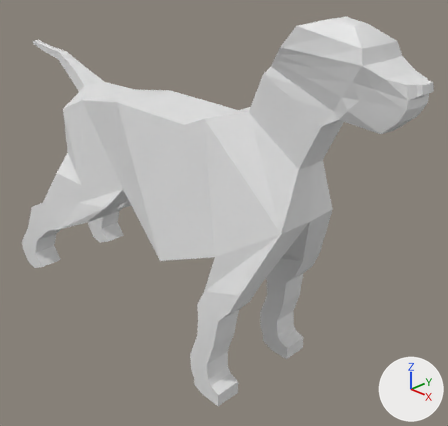
Renders of the Blender file Assets/blender/animals/dog/dog.blend from each side of a commit.
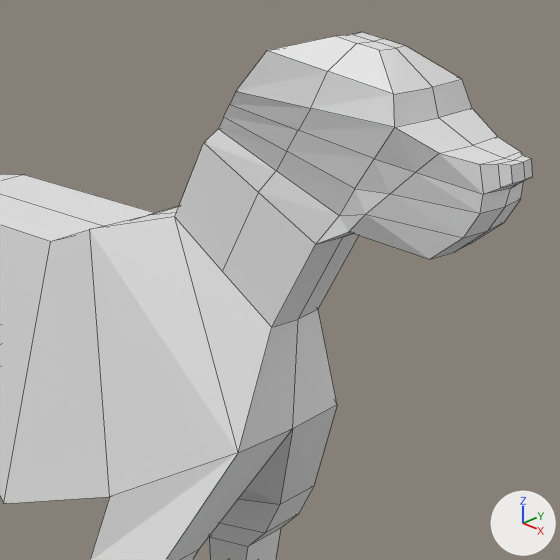
Each version appears first whole from a camera (50 mm lens) standing at (0.952, -0.741, 0.778) and looking at (0.165, 0.046, 0.275), and next in a close-up on the part from 35% to 100% of the width and 0% to 68% of the height. Lighting does not change. The marker at lower right points along +X, +Y and +Z. The close-ups show mesh edges as thin lines.
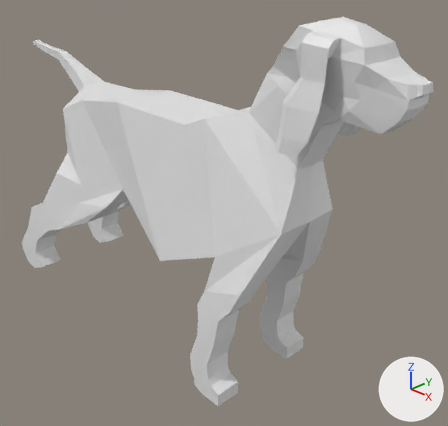
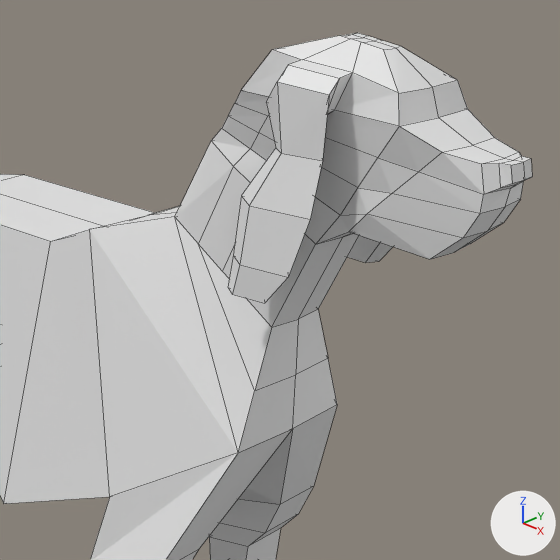
Patch to the scene script:
```diff
--- a/Assets/blender/animals/dog/dog.blend.py
+++ b/Assets/blender/animals/dog/dog.blend.py
@@ me_cube_001 @@
 # used by ob_cube; location = (0.081, 0.0, 0.397); scale = (0.0888, 0.0888, 0.0888)
-me_cube_001.from_pydata(...)  # 177 vertices, 152 faces; spans x -5.6..5.64, y -1.38..0.0, z -4.55..3.09
+me_cube_001.from_pydata(...)  # 212 vertices, 186 faces; spans x -5.6..5.64, y -1.38..0.0, z -4.55..3.09
+# me_cube_001 part 1
+# 12 faces are deleted
+# 5 vertices in x 2.87..5.15, y -0.49..-0.18, z 2.22..3.05 move by (0.0, 0.05, 0.0)
+# 4 vertices in x 3.11..4.83, y -0.55..-0.18, z 2.48..3.09 move by (0.0, 0.06, 0.0)
+# 4 vertices in x 3.4..5.43, y -0.43..-0.3, z 1.71..2.32 move by (0.0, 0.02, 0.0)
+# 3 vertices in x 3.23..4.75, y -0.49, z 2.61..2.97 move by (0.0, 0.07, 0.0)
+# 10 vertices move from x 2.76..5.51, y -0.52..-0.18, z 1.96..2.87 to x 2.76..5.51, y -0.45..-0.17, z 1.96..2.87
+# 35 vertices are added at x 2.72..4.33, y -0.87..0.0, z 0.03..3.07
+# 46 new faces join them
```

Where the change shows, as pixel boxes (x1, y1, x2, y2) in the close-ups (560 x 560 px):
'Cube', reshaped: before (0, 32, 532, 560); after (0, 33, 532, 560)
part 1 of me_cube_001, built on: before (175, 32, 531, 452); after (175, 33, 531, 452)
